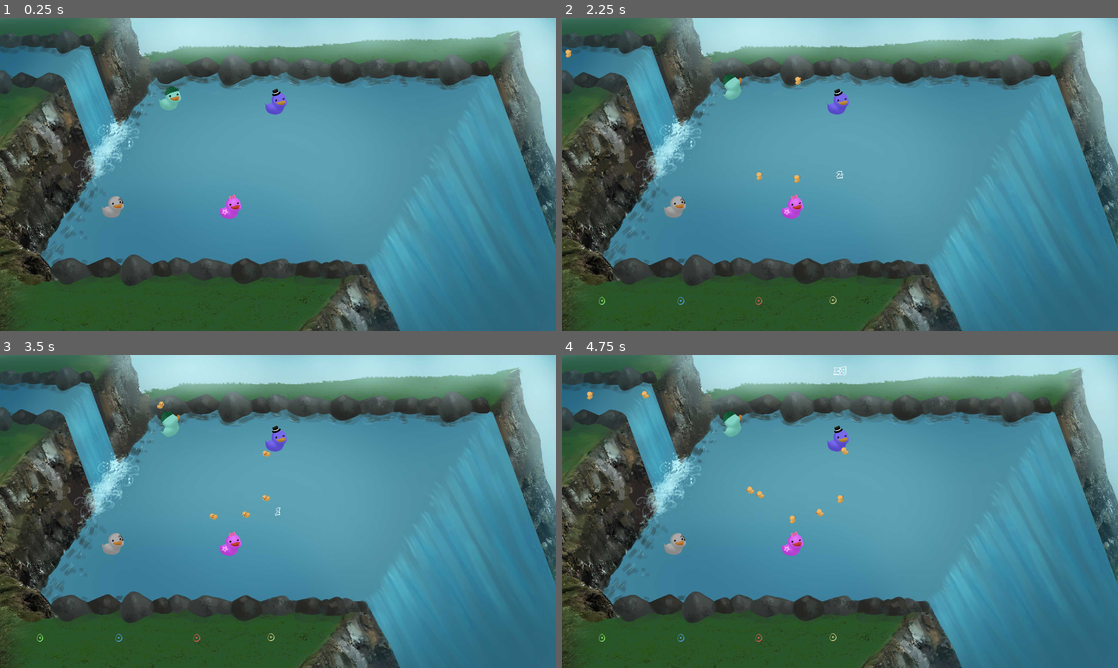
Above: before the commit, frames 1-4 (two rows, left to right).
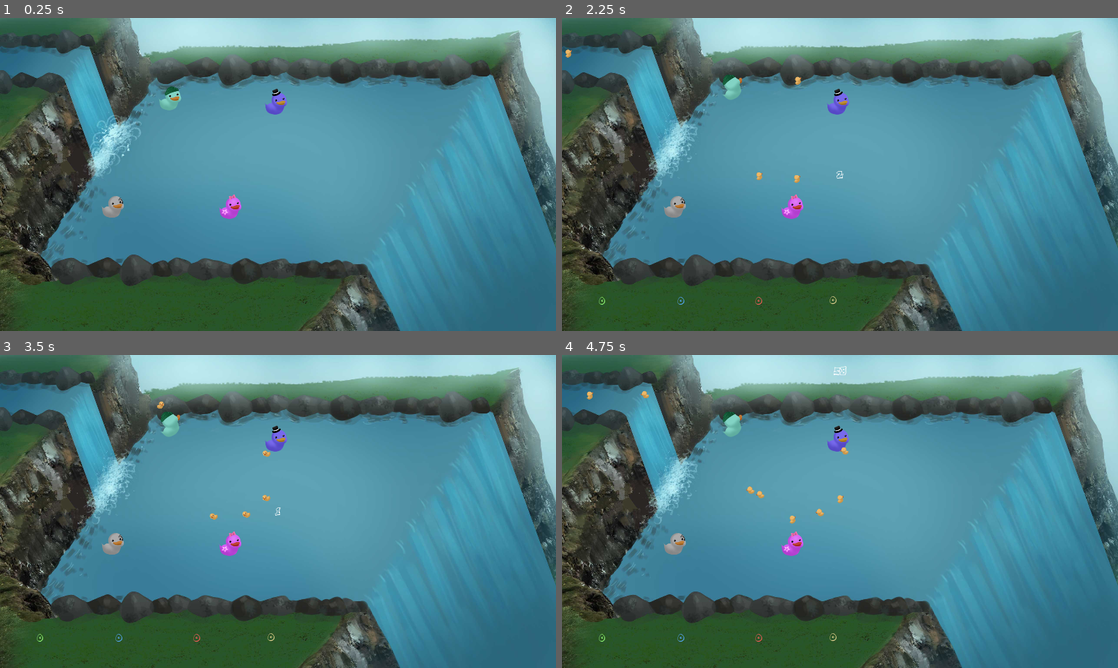
Above: after the commit, the same moments.

Repository: TeamAwesomeTOJam/ducks
Game: Godot game, scene res://Game.tscn
Same seed, same stepped clock (60 frames per second), same inputs: the game is played once before the commit and once after it.
Inputs:
- Up to frame 1 (0.25 s): no input
- Up to frame 2 (2.25 s): tap Enter (p0duck) at 0.5, 0.6, 1.35, 2.1 s; hold Up (ui_up) 0.53-1.28 s; hold Up (ui_up) from 2.03 s (still down)
- Up to frame 3 (3.5 s): keep holding Up (ui_up); tap Enter (p0duck) at 2.85 s
- Up to frame 4 (4.75 s): release Up (ui_up) at 3.53 s; tap Enter (p0duck) at 3.6, 4.35 s

The runs differ from the first frame. In frame 1, 0.8% of the frame differs, in the area x 13-92%, y 17-83%; in frame 2, 0.8%; in frame 3, 0.8%; in frame 4, 0.8%.

Commit message:
delete commented code

Diff:
--- a/Game.tscn
+++ b/Game.tscn
@@ -47,7 +47,7 @@
 
 frames = SubResource( 1 )
 animation = "loop"
-frame = 4
+frame = 3
 playing = true
 offset = Vector2( 1280, 720 )
 _sections_unfolded = [ "Z Index" ]
--- a/Player.gd
+++ b/Player.gd
@@ -175,19 +175,6 @@
         respawn()
 
 
-#func spawning(delta):
-#    spawning_timer -= delta
-#
-#    if spawning_timer > 1.5:
-#        apply_impulse(Vector2(), Vector2(0.7, 1).normalized() * 3500 * delta)
-#    elif spawning_timer > 0.3:
-#        apply_impulse(Vector2(), Vector2(0.2, 1).normalized() * 3500 * delta)
-#    elif spawning_timer > 0:
-#        apply_impulse(Vector2(), Vector2(-0.2, -1).normalized() * 500 * delta)
-#    else:
-#        self.linear_velocity = Vector2(0,0)
-#        enter_playing_state()
-
 func spawning(delta):
     if wait:  # Terrible hack because we need to wait a frame (too many game loops)
         wait = false
